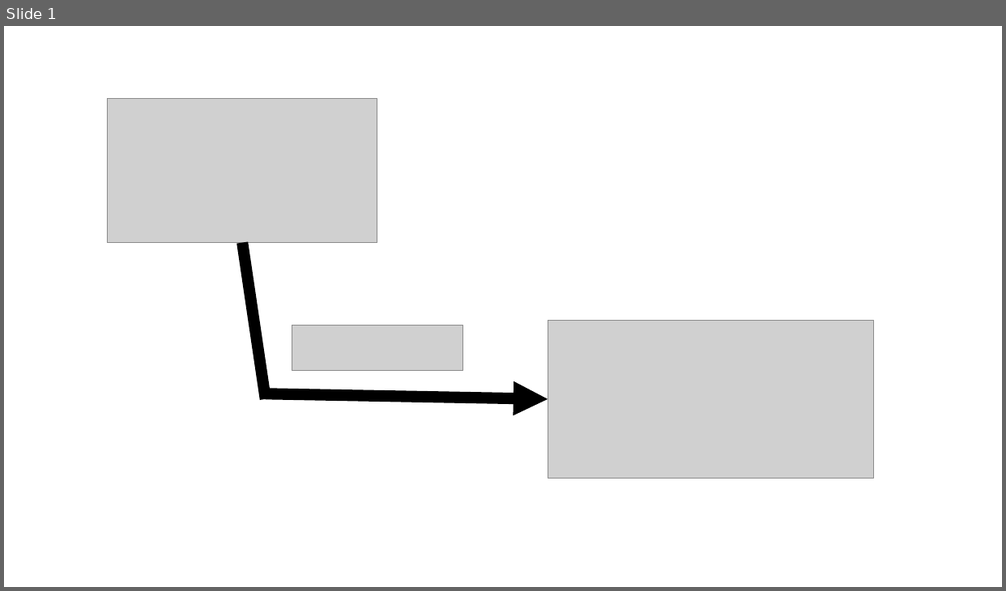
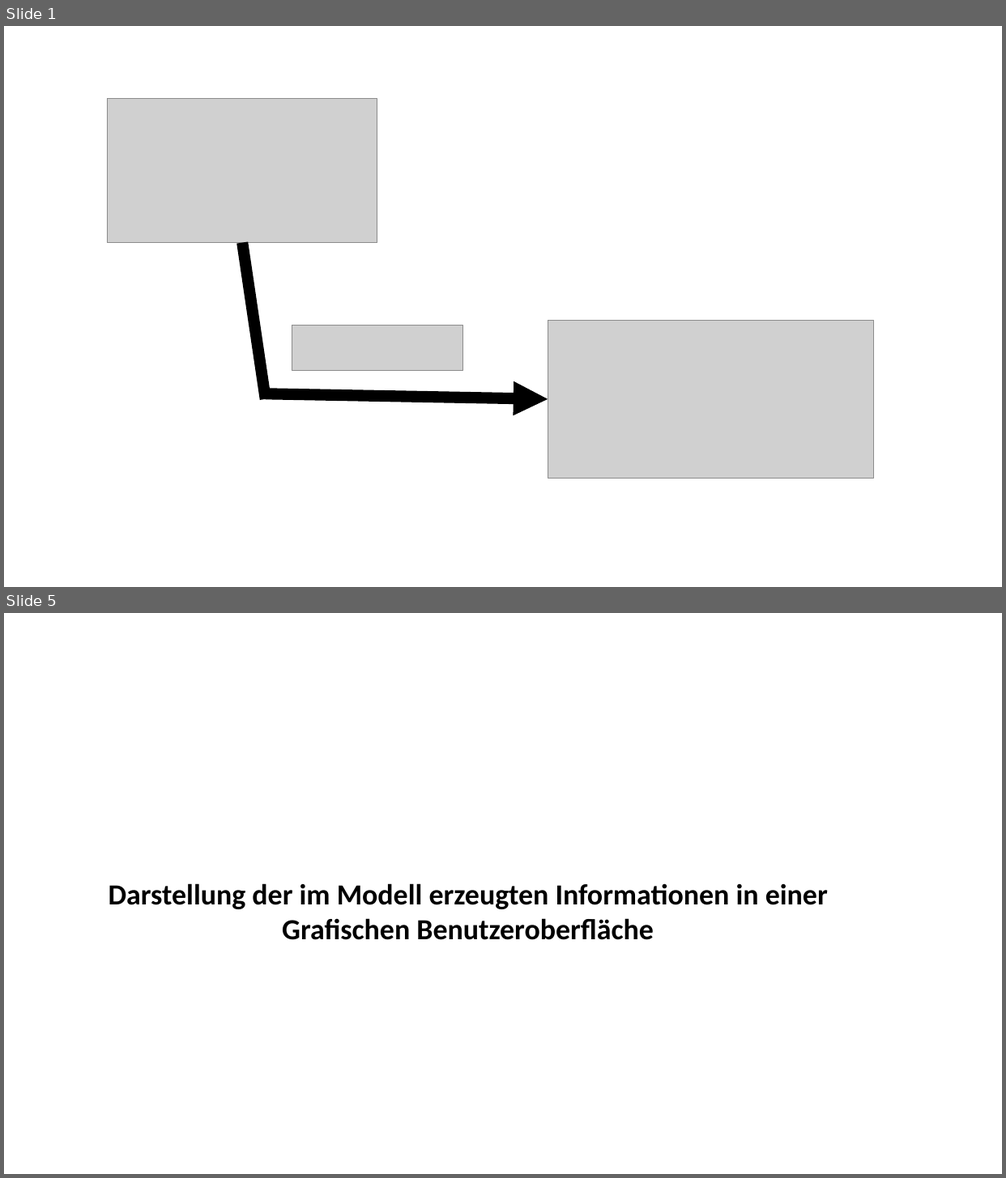
Before and after one commit to osl2/DAQ-Documents, a slide deck: 2-Entwurf/1-Phasenartefakt/Vortrag/Vortrag - Entwurf.pptx. Shown one above the other, each under a label of ours: slide 1 before the commit, slides 1 and 5 after it; the slides between them are not shown. The pictures are 1006x591 and 1006x1178 pixels, drawn with LibreOffice and Linux fonts; fonts in the diff are those of the drawing; grey boxes stand for pictures; background and template pictures are left out. Boxes give left, top, right and bottom in pixels: in the first picture for what was removed or moved away, otherwise in the second. Text is boxed around its words. In the diff, an @@ line names an element or a change of style, - is before the commit and + after.

```diff
--- a/2-Entwurf/1-Phasenartefakt/Vortrag/Vortrag - Entwurf.pptx
+++ b/2-Entwurf/1-Phasenartefakt/Vortrag/Vortrag - Entwurf.pptx
@@ slide 5 added at (4, 613, 1002, 1174), background picture (left out) @@
@@ text added at (108, 884, 828, 940), 28 pt, text #000000, bold @@
+Darstellung der im Modell erzeugten Informationen in einer Grafischen Benutzeroberfläche
```
Also in this commit, not shown: 14 other slides added, 13 slides removed, 5 other files.
